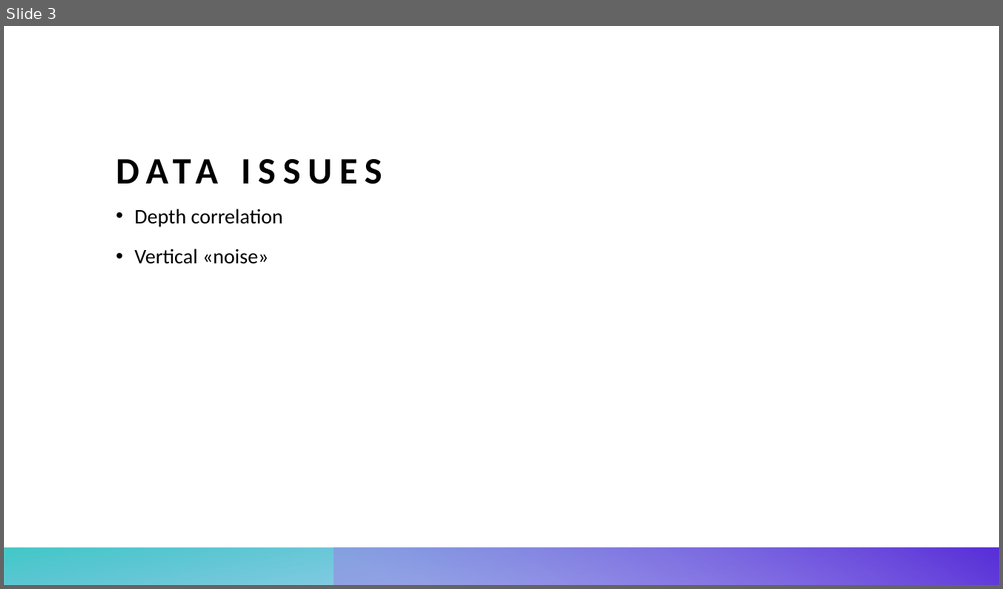
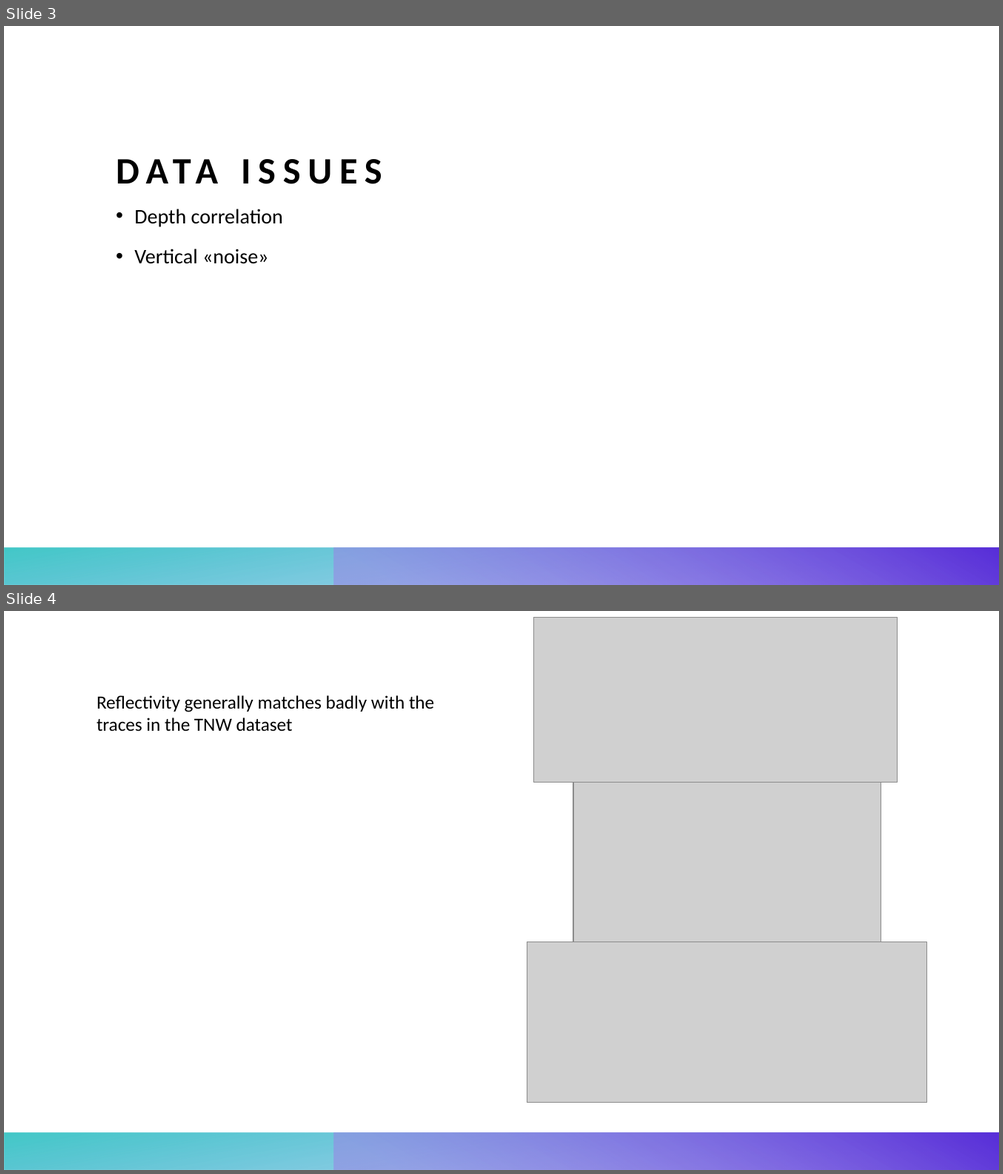
Before and after one commit to sjurmsc/MSC2023, a slide deck: Meeting Presentations/12.01.2023_General Meeting.pptx. Shown one above the other, each under a label of ours: slide 3 before the commit, slides 3 and 4 after it. The pictures are 1003x589 and 1003x1174 pixels, drawn with LibreOffice and Linux fonts; fonts in the diff are those of the drawing; grey boxes stand for pictures. Boxes give left, top, right and bottom in pixels: in the first picture for what was removed or moved away, otherwise in the second. Text is boxed around its words. In the diff, an @@ line names an element or a change of style, - is before the commit and + after.

```diff
--- a/Meeting Presentations/12.01.2023_General Meeting.pptx
+++ b/Meeting Presentations/12.01.2023_General Meeting.pptx
@@ slide 4 added at (x1=4, y1=611, x2=999, y2=1170), background #FFFFFF; not listed: 2 template elements that a slide beside it also shows @@
@@ picture added at (x1=534, y1=617, x2=898, y2=782) @@
@@ text added at (x1=96, y1=695, x2=434, y2=732), 18 pt, text #000000 @@
+Reflectivity generally matches badly with the traces in the TNW dataset
@@ picture added at (x1=573, y1=782, x2=881, y2=943) @@
@@ picture added at (x1=527, y1=943, x2=927, y2=1102) @@
```
Also in this commit, not shown: 1 slide changed, 2 other slides added.
